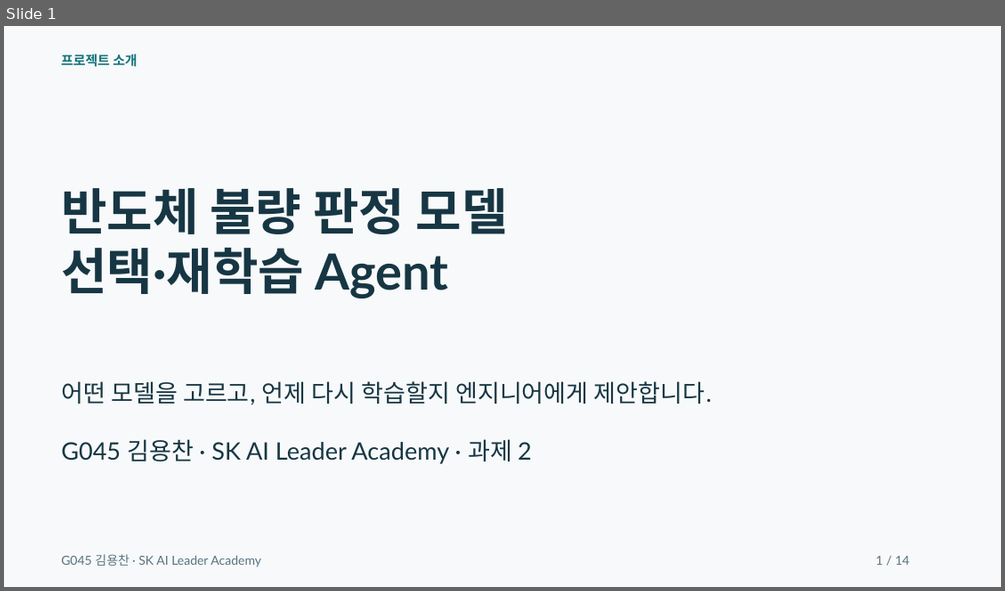
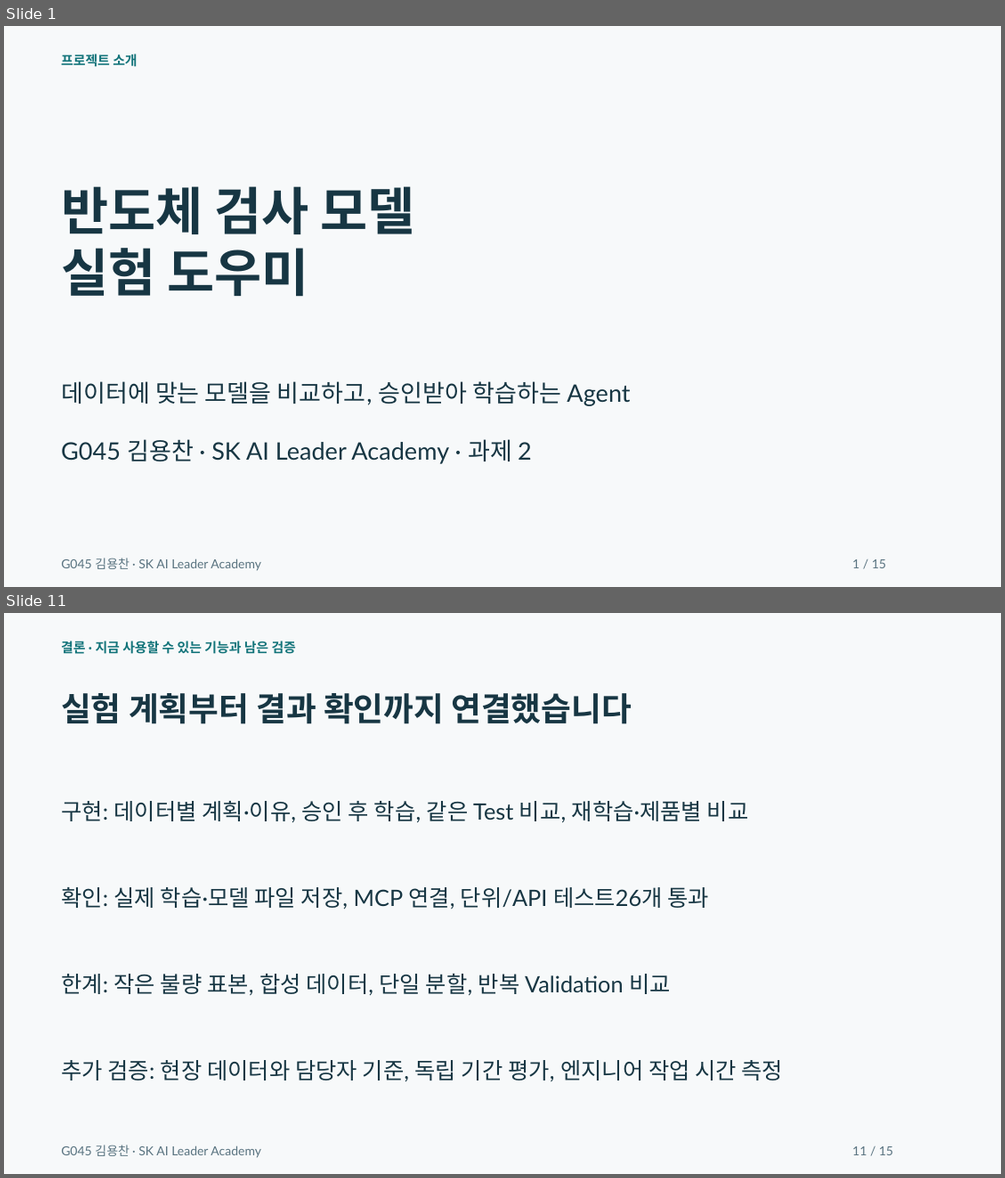
Before and after one commit to dragonchan95/Semiconductor-AI-Agent, a slide deck: docs/G045_Semiconductor_Agent.pptx. Shown one above the other, each under a label of ours: slide 1 before the commit, slides 1 and 11 after it; the slides between them are not shown. The pictures are 1005x591 and 1005x1178 pixels, drawn with LibreOffice and Linux fonts; fonts in the diff are those of the drawing. Boxes give left, top, right and bottom in pixels: in the first picture for what was removed or moved away, otherwise in the second. Text is boxed around its words. In the diff, an @@ line names an element or a change of style, - is before the commit and + after.

Commit message:
Use 60-20-20 evaluation and show the complete agent workflow

```diff
--- a/docs/G045_Semiconductor_Agent.pptx
+++ b/docs/G045_Semiconductor_Agent.pptx
@@ slide 11 added at (4,613,1001,1174), background #F7F9FA @@
@@ text added at (61,641,296,654), 12.8 pt, text #13747A, bold @@
+결론 · 지금 사용할 수 있는 기능과 남은 검증
@@ text added at (61,693,631,724), 31.5 pt, text #173643, bold @@
+실험 계획부터 결과 확인까지 연결했습니다
@@ text added at (61,801,749,823), 21.8 pt, text #173643 @@
+구현: 데이터별 계획·이유, 승인 후 학습, 같은 Test 비교, 재학습·제품별 비교
@@ text added at (61,887,709,908), 21.8 pt, text #173643 @@
+확인: 실제 학습·모델 파일 저장, MCP 연결, 단위/API 테스트26개 통과
@@ text added at (61,973,671,996), 21.8 pt, text #173643 @@
+한계: 작은 불량 표본, 합성 데이터, 단일 분할, 반복 Validation 비교
@@ text added at (61,1060,784,1081), 21.8 pt, text #173643 @@
+추가 검증: 현장 데이터와 담당자 기준, 독립 기간 평가, 엔지니어 작업 시간 측정
@@ text added at (61,1144,261,1158), 12 pt, text #597380 @@
+G045 김용찬 · SK AI Leader Academy
@@ text added at (852,1146,893,1155), 12 pt, text #597380 @@
+11 / 15
@@ slide 1 changed as well @@
@@ text at (61,186,415,297): text changed; size 48 to 49.5 pt @@
-반도체 불량 판정 모델
-선택·재학습 Agent
+반도체 검사 모델
+실험 도우미
@@ text at (61,381,630,406): text changed @@
-어떤 모델을 고르고, 언제 다시 학습할지 엔지니어에게 제안합니다.
+데이터에 맞는 모델을 비교하고, 승인받아 학습하는 Agent
@@ text "G045 김용찬 · SK AI ...": place and size @@
-text "G045 김용찬 · SK AI ..." at (61,554,261,567)
+text "G045 김용찬 · SK AI ..." at (61,557,261,571)
@@ text at (852,559,886,568): text changed @@
-1 / 14
+1 / 15
```
Also in this commit, not shown: 4 other slides changed, 9 other slides added, 9 slides removed, 30 other files.
